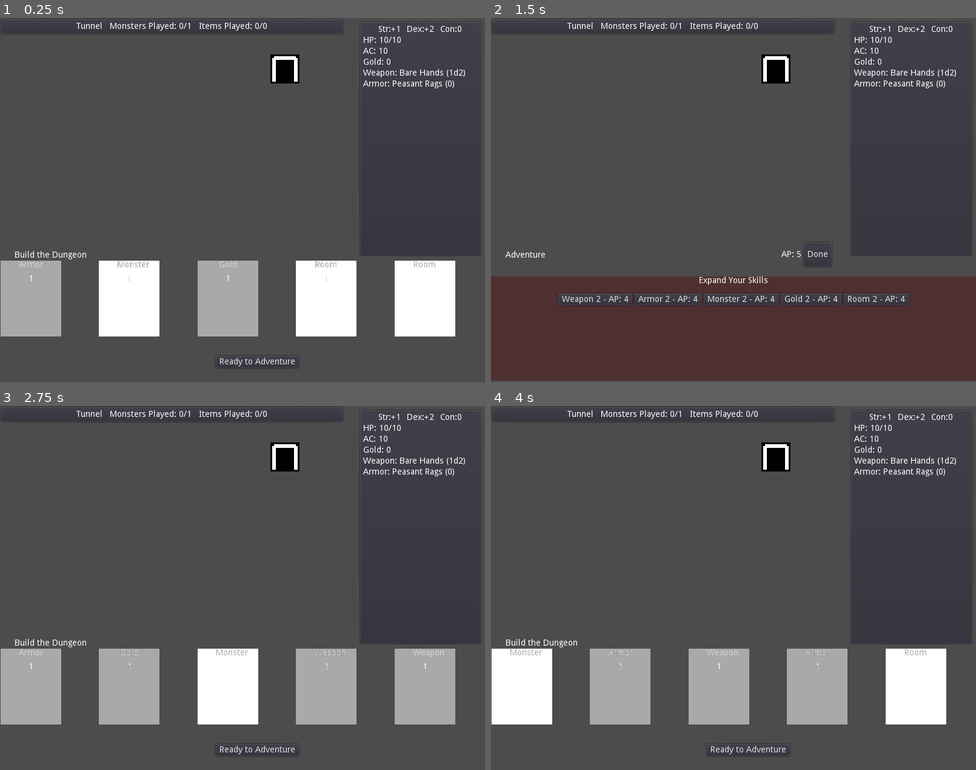
Above: before the commit, frames 1-4 (two rows, left to right).
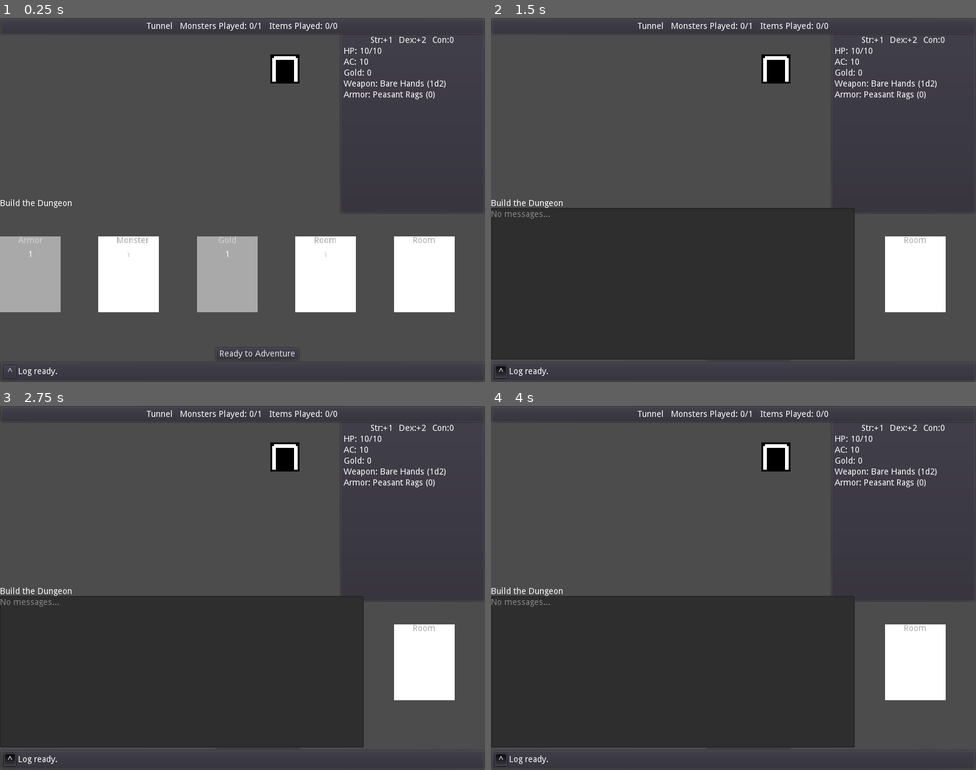
Above: after the commit, the same moments.

Repository: doctor-g/7DRL-2021
Game: Godot game, scene res://src/Game.tscn
Two runs of this game, one before a commit and one after it. Both use one fixed random seed, a clock stepped at 60 frames per second and the inputs below.
Inputs (mouse positions are in pixels of both pictures, inside the frame that each line leads up to):
- Up to frame 1 (0.25 s): no input
- Up to frame 2 (1.5 s): click (500, 371) at 0.5 s, where only the run after the commit has a clickable "^"; click "Ready to Adventure" at 1.25 s
- Up to frame 3 (2.75 s): click (324, 642) at 2 s, where only the run before the commit has a clickable "Done"
- Up to frame 4 (4 s): click "Ready to Adventure" at 2.75 s; click (815, 642) at 3.5 s, where only the run before the commit has a clickable "Done"

The runs differ from the first frame. In frame 1, 11% of the frame differs, in the area x 0-100%, y 0-100%; in frame 2, 39%; in frame 3, 36%; in frame 4, 35%.

Commit message:
Implement visible log

Diff:
--- a/project/project.godot
+++ b/project/project.godot
@@ -9,7 +9,7 @@
 config_version=4
 
 _global_script_classes=[ {
-"base": "Node2D",
+"base": "Control",
 "class": "Game",
 "language": "GDScript",
 "path": "res://src/Game.gd"
@@ -27,6 +27,7 @@
 [autoload]
 
 Dice="*res://src/Dice.gd"
+Log="*res://src/Log.gd"
 
 [debug]
 
--- a/project/src/Cards/ArmorCard.gd
+++ b/project/src/Cards/ArmorCard.gd
@@ -30,3 +30,4 @@
 	armor.ac_bonus = armor_data[1]
 	armor.frame = armor_data[2]
 	game.add_item(armor)
+	Log.log("You summon %s." % armor.name)
--- a/project/src/Cards/GoldCard.gd
+++ b/project/src/Cards/GoldCard.gd
@@ -20,3 +20,4 @@
 	item.amount = Dice.roll(_range[level])
 	item.frame = 803
 	game.add_item(item)
+	Log.log("You summon a pile of gold.")
--- a/project/src/Cards/RoomCard.gd
+++ b/project/src/Cards/RoomCard.gd
@@ -17,3 +17,4 @@
 
 func play(game:Game) -> void:
 	game.room = _rooms[level].new()
+	Log.log("You expand the tunnel into a %s." % game.room.name)
--- a/project/src/Cards/WeaponCard.gd
+++ b/project/src/Cards/WeaponCard.gd
@@ -31,3 +31,4 @@
 	weapon.damage = weapon_data[1]
 	weapon.frame = weapon_data[2]
 	game.add_item(weapon)
+	Log.log("You summon a %s." % weapon.name)
--- a/project/src/Dice.gd
+++ b/project/src/Dice.gd
@@ -19,11 +19,8 @@
 		modifier = int(expression.substr(1))
 		modifier *= 1 if expression[0]=="+" else -1
 
-	print("Modifier is " + str(modifier))
-
 	var sum := 0
 	for _i in range(0,number):
 		var roll := randi() % sides + 1
 		sum += roll + modifier
-	print("Result is %d" % sum)
 	return sum
--- a/project/src/Game.gd
+++ b/project/src/Game.gd
@@ -1,5 +1,5 @@
 class_name Game
-extends Node2D
+extends Control
 
 signal ap_changed
 signal phase_changed
@@ -125,6 +125,7 @@
 	monster.connect("defeated", self, "_on_Monster_defeated", [monster], CONNECT_ONESHOT)
 	room.monsters_played += 1
 	_update_cards()
+	Log.log("You summon a %s." % monster.name)
 
 
 func _add_to_next_available_slot(parent:Node2D, thing:Node)->void:
@@ -203,9 +204,9 @@
 		if roll + player.strength >= monster.ac:
 			var damage : int = player.weapon.compute_damage() + player.strength
 			monster.hp -= damage
-			print("%sYou hit for %d damage!" % [message, damage])
-		else:
-			print(message + "You missed.")
+			Log.log("%sYou hit for %d damage!" % [message, damage])
+		else:
+			Log.log(message + "You missed.")
 		_set_ap(ap-1)
 
 
@@ -213,13 +214,12 @@
 	if ap > 0:
 		# If there are monsters, check dexterity.
 		if has_monster():
-			print("You try to grab the %s..." % item.name)
 			if Dice.roll("d20") + player.dexterity >= 10:
-				print("You got it!")
+				Log.log("You grab the %s." % item.name)
 				_pickup(item)
 			else:
-				print("You fumble and are attacked!")
-				_do_all_monster_attack()
+				var message = "You try to grab the %s but are attacked! " % item.name
+				_do_all_monster_attack(message)
 		# If there are no monsters, just pick it up.
 		else:
 			_pickup(item)
@@ -237,13 +237,11 @@
 		return
 	if has_monster():
 		var roll := Dice.roll("d20")
-		print("You try to escape (%d + %d)" % [roll, player.dexterity])
 		if roll >= 10:
-			print("Success!")
+			Log.log("You escape the room!")
 			_exit_room()
 		else:
-			print("Failure!")
-			_do_all_monster_attack()
+			_do_all_monster_attack("You try to escape the room but are caught.")
 			_set_ap(ap-1)
 	else:
 		_exit_room()
@@ -258,16 +256,19 @@
 	_finish_action_phase()
 
 
-func _do_all_monster_attack():
+# All the monsters attack.
+# The optional parameter is a stub message that will be expanded upon
+# in the log.
+func _do_all_monster_attack(message : String = ""):
 	for monster in get_monsters():
 		var roll := Dice.roll("d20")
-		var message := "You are attacked by the %s (%d). " % [monster.name, roll]
 		if roll >= player.ac:
 			var damage = Dice.roll(monster.damage)
-			print(message + "It hits for %d!" % damage)
+			message += "The %s hits for %d. " % [monster.name, damage]
 			player.hp -= damage
 		else:
-			print(message + "It misses!")
+			message += "The %s misses. "
+	Log.log(message)
 
 
 func _set_ap(value):
--- a/project/src/Game.tscn
+++ b/project/src/Game.tscn
@@ -8,8 +8,12 @@
 [ext_resource path="res://src/UI/CardPanel.tscn" type="PackedScene" id=6]
 [ext_resource path="res://src/UI/ShopPanel.tscn" type="PackedScene" id=7]
 [ext_resource path="res://src/UI/GameOverPopup.tscn" type="PackedScene" id=8]
+[ext_resource path="res://src/UI/LogView.tscn" type="PackedScene" id=9]
 
-[node name="Game" type="Node2D"]
+[node name="Game" type="Control"]
+anchor_right = 1.0
+anchor_bottom = 1.0
+mouse_filter = 2
 script = ExtResource( 1 )
 __meta__ = {
 "_edit_lock_": true
@@ -22,42 +26,40 @@
 
 [node name="CardsDoneButton" type="Button" parent="."]
 margin_left = 356.006
-margin_top = 557.111
+margin_top = 544.412
 margin_right = 493.006
-margin_bottom = 577.111
+margin_bottom = 564.412
 text = "Ready to Adventure"
 __meta__ = {
 "_edit_use_anchors_": false
 }
 
 [node name="PlayerInfoPanel" parent="." instance=ExtResource( 3 )]
-margin_left = 591.927
-margin_top = 4.7512
-margin_right = 794.847
-margin_bottom = 393.097
+anchor_left = 0.7
+anchor_bottom = 0.5
+margin_top = 23.1634
+margin_bottom = 23.1634
 
 [node name="RoomInfoPanel" parent="." instance=ExtResource( 4 )]
-margin_right = 568.0
+anchor_bottom = 0.0
 margin_bottom = 28.0
 
 [node name="PhasePanel" parent="." instance=ExtResource( 5 )]
-margin_left = 24.0
-margin_top = 370.0
-margin_right = 562.0
-margin_bottom = 386.0
+anchor_right = 0.7
+margin_top = 284.615
+margin_bottom = 324.615
 
 [node name="CardPanel" parent="." instance=ExtResource( 6 )]
-anchor_top = 1.0
-margin_left = 1.0
-margin_top = 400.0
-margin_right = 801.0
-margin_bottom = 538.0
+anchor_top = 0.6
+margin_bottom = -50.0
 
 [node name="ShopPanel" parent="." instance=ExtResource( 7 )]
 visible = false
-margin_top = 426.0
-margin_right = 800.0
-margin_bottom = 598.0
+anchor_top = 0.6
+margin_bottom = -50.0
+
+[node name="LogView" parent="." instance=ExtResource( 9 )]
+mouse_filter = 2
 
 [node name="Monsters" type="Node2D" parent="."]
 
--- /dev/null
+++ b/project/src/Log.gd
@@ -0,0 +1,12 @@
+extends Node
+
+signal log_changed(message)
+
+# Queue of messages (most recent at end)
+var messages = []
+
+func log(message:String):
+	assert(message != null)
+	assert(message.length() > 0)
+	messages.append(message)
+	emit_signal("log_changed", message)
--- /dev/null
+++ b/project/src/UI/LogView.gd
@@ -0,0 +1,17 @@
+extends Control
+
+onready var _latest_message_label := $PanelContainer/HBoxContainer/LatestMessageLabel
+
+func _init():
+	Log.connect("log_changed", self, "_on_log_changed")
+
+
+func _on_log_changed(message:String):
+	_latest_message_label.text = message
+
+
+func _on_ExpandButton_toggled(button_pressed):
+	$History.text = "" if Log.messages.size()>0 else "No messages..."
+	for message in Log.messages:
+		$History.text += message + "\n"
+	$History.visible = button_pressed
--- /dev/null
+++ b/project/src/UI/LogView.tscn
@@ -0,0 +1,56 @@
+[gd_scene load_steps=2 format=2]
+
+[ext_resource path="res://src/UI/LogView.gd" type="Script" id=1]
+
+[node name="LogView" type="Control"]
+anchor_right = 1.0
+anchor_bottom = 1.0
+script = ExtResource( 1 )
+__meta__ = {
+"_edit_use_anchors_": false
+}
+
+[node name="History" type="TextEdit" parent="."]
+visible = false
+margin_top = 313.47
+margin_right = 600.0
+margin_bottom = 563.47
+readonly = true
+__meta__ = {
+"_edit_use_anchors_": false
+}
+
+[node name="PanelContainer" type="PanelContainer" parent="."]
+anchor_top = 1.0
+anchor_right = 1.0
+anchor_bottom = 1.0
+margin_top = -34.0
+__meta__ = {
+"_edit_use_anchors_": false
+}
+
+[node name="HBoxContainer" type="HBoxContainer" parent="PanelContainer"]
+margin_left = 7.0
+margin_top = 7.0
+margin_right = 793.0
+margin_bottom = 27.0
+__meta__ = {
+"_edit_use_anchors_": false
+}
+
+[node name="ExpandButton" type="Button" parent="PanelContainer/HBoxContainer"]
+margin_right = 19.0
+margin_bottom = 20.0
+toggle_mode = true
+text = "^"
+
+[node name="LatestMessageLabel" type="Label" parent="PanelContainer/HBoxContainer"]
+margin_left = 23.0
+margin_top = 3.0
+margin_right = 88.0
+margin_bottom = 17.0
+text = "Log ready."
+__meta__ = {
+"_edit_use_anchors_": false
+}
+[connection signal="toggled" from="PanelContainer/HBoxContainer/ExpandButton" to="." method="_on_ExpandButton_toggled"]
--- a/project/src/UI/PhasePanel.tscn
+++ b/project/src/UI/PhasePanel.tscn
@@ -4,7 +4,8 @@
 
 [node name="PhasePanel" type="Control"]
 anchor_right = 1.0
-anchor_bottom = 1.0
+margin_right = 6.10352e-05
+margin_bottom = 40.0
 script = ExtResource( 1 )
 __meta__ = {
 "_edit_use_anchors_": false
Not shown: 1 places in project/src/Game.tscn that only renumber resources
